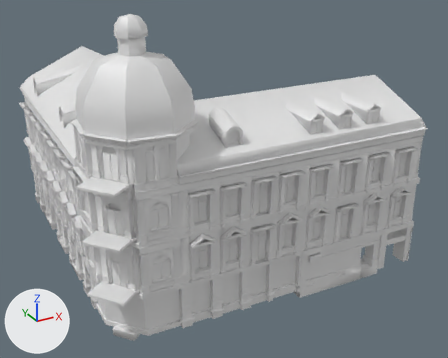
The FBX model Assets/Andrew/Meshes/house6.fbx: old version first, new version second.
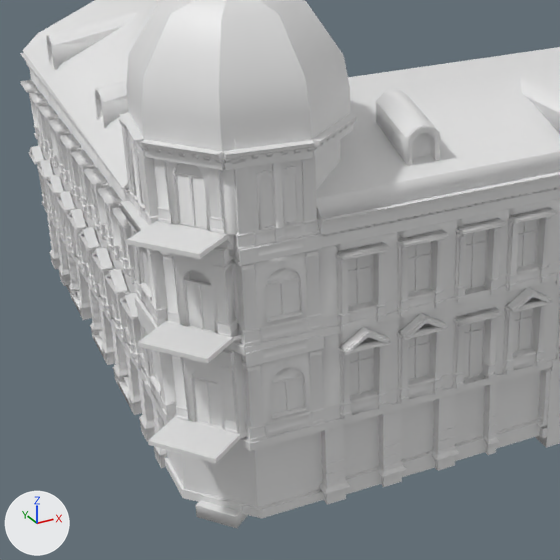
Old and new are each drawn whole from a camera (50 mm lens) standing at (166.2, 11.1, 36.9) and looking at (198.2, 69.2, 7.9) and again close up on the part from 2% to 68% of the width and 17% to 100% of the height. Lighting does not change. The marker at lower left points along +X, +Y and +Z. Where no turn or scale is listed for an object, it has been applied to the vertices. Vertices at the same position are counted once.

The first close-up shows 'Järnvägsgatan Helsingborg.027'.
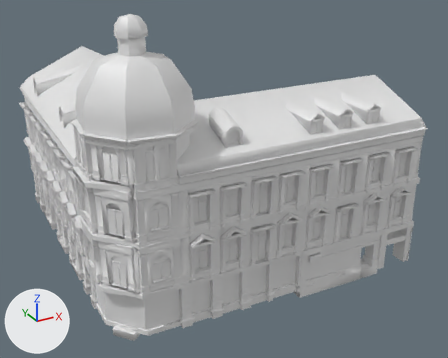
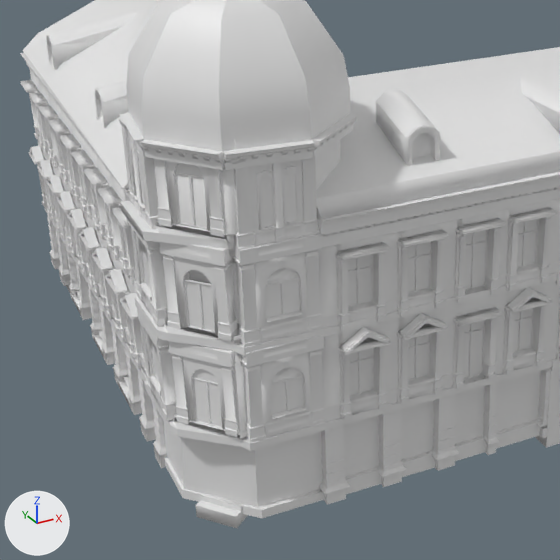
The change, as a list of edits to the scene's bpy script:
```text
Change me_järnvägsgatan_helsingborg_004:
    where me_järnvägsgatan_helsingborg_004.from_pydata(...)  # 28831 vertices, 31198 faces; spans x -3.2..33.6, y -3.6..33.8, z -0.7..29.5
    used by ob_järnvägsgatan_helsingborg_027; location = (181.24, 57.96, -0.67)
    verts and faces of me_järnvägsgatan_helsingborg_004; kept vertices keep their numbers, new ones are numbered from 28831
    before: 19431 (-1.4, 1.3, 5.6), 19432 (0.8, -1.6, 5.6) at pixel (240, 438), 19444 (0.8, -1.6, 5.8) at pixel (239, 434), 19445 (-1.4, 1.3, 5.8) at pixel (174, 417), 19447 (-3.2, 0.0, 5.6) at pixel (148, 444)
    before: 19448 (-0.9, -3.0, 5.6) at pixel (215, 463), 19449 (-0.9, -3.0, 5.8) at pixel (215, 459), 19450 (-3.2, 0.0, 5.8) at pixel (148, 440)
    before: 26087 (-1.4, 1.3, 10.9), 26088 (0.8, -1.6, 10.9) at pixel (233, 341), 26100 (0.8, -1.6, 11.2) at pixel (233, 336), 26101 (-1.4, 1.3, 11.2) at pixel (165, 321), 26103 (-3.2, 0.0, 10.9) at pixel (138, 346)
    before: 26104 (-0.9, -3.0, 10.9) at pixel (207, 363), 26105 (-0.9, -3.0, 11.2) at pixel (207, 358), 26106 (-3.2, 0.0, 11.2) at pixel (137, 342)
    before: 27849 (-1.4, 1.3, 16.1), 27850 (0.8, -1.6, 16.1) at pixel (226, 239), 27862 (0.8, -1.6, 16.3) at pixel (226, 235), 27863 (-1.4, 1.3, 16.3) at pixel (155, 221), 27865 (-3.2, 0.0, 16.1) at pixel (127, 244)
    before: 27866 (-0.9, -3.0, 16.1) at pixel (199, 258), 27867 (-0.9, -3.0, 16.3) at pixel (199, 254), 27868 (-3.2, 0.0, 16.3) at pixel (126, 239)
    me_järnvägsgatan_helsingborg_004 part 1
    add delete_vertices([*range(19447, 19451)])  # with the faces that use them
    me_järnvägsgatan_helsingborg_004 part 2
    add delete_vertices([*range(26103, 26107)])  # with the faces that use them
    me_järnvägsgatan_helsingborg_004 part 3
    add delete_vertices([*range(27865, 27869)])  # with the faces that use them
```

Location of each change, (x1, y1, x2, y2) in pixels of the close-ups (560 x 560 px):
part 1 of me_järnvägsgatan_helsingborg_004, deleted: before (148, 418, 240, 463)
part 2 of me_järnvägsgatan_helsingborg_004, deleted: before (138, 321, 234, 363)
part 3 of me_järnvägsgatan_helsingborg_004, deleted: before (127, 222, 227, 259)
